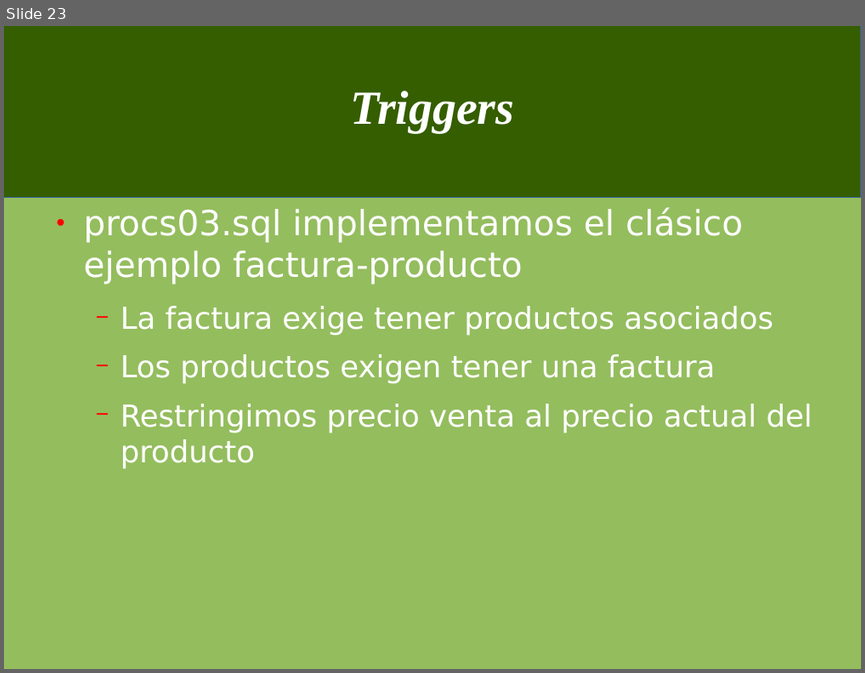
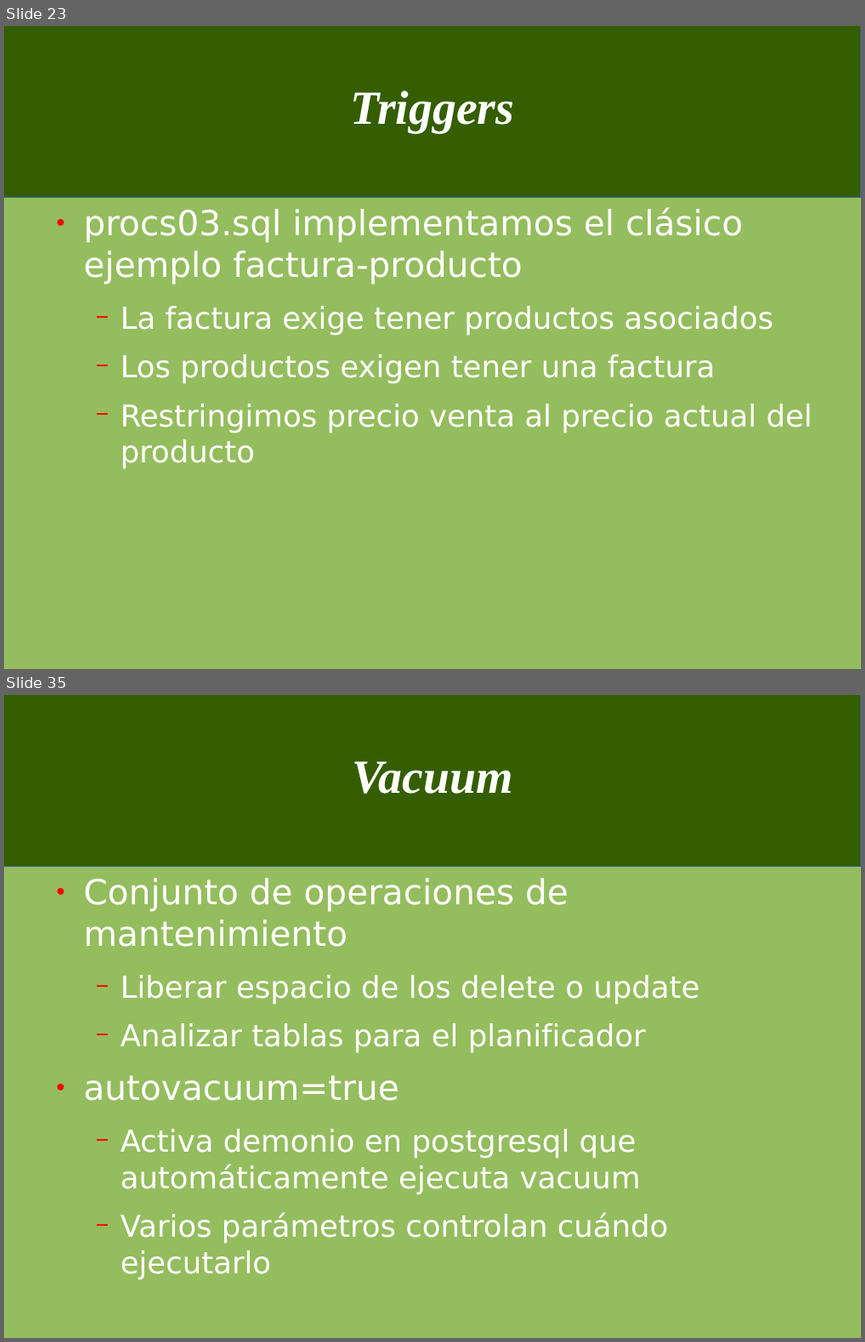
Before and after one commit to jorgeu/curso-postgresql, a slide deck: cursopostgres.odp. Shown one above the other, each under a label of ours: slide 23 before the commit, slides 23 and 35 after it; the slides between them are not shown. The pictures are 865x673 and 865x1342 pixels, drawn with LibreOffice and Linux fonts; fonts in the diff are those of the drawing. Boxes give left, top, right and bottom in pixels: in the first picture for what was removed or moved away, otherwise in the second. Text is boxed around its words. In the diff, an @@ line names an element or a change of style, - is before the commit and + after.

```diff
--- a/cursopostgres.odp
+++ b/cursopostgres.odp
@@ slide 35 added at [4, 695, 861, 1338], background #94BD5E; not listed: 1 template element that a slide beside it also shows @@
@@ title added at [352, 761, 512, 794], 44 pt, text #FFFFFF, bold, italic @@
+Vacuum
@@ text added at [84, 878, 699, 1279], 28 pt, text #FFFFFF @@
+● Conjunto de operaciones de mantenimiento
+  − Liberar espacio de los delete o update
+  − Analizar tablas para el planificador
+● autovacuum=true
+  − Activa demonio en postgresql que automáticamente ejecuta vacuum
+  − Varios parámetros controlan cuándo ejecutarlo
```
Also in this commit, not shown: 1 slide changed, 19 other slides added, 1 other file.
